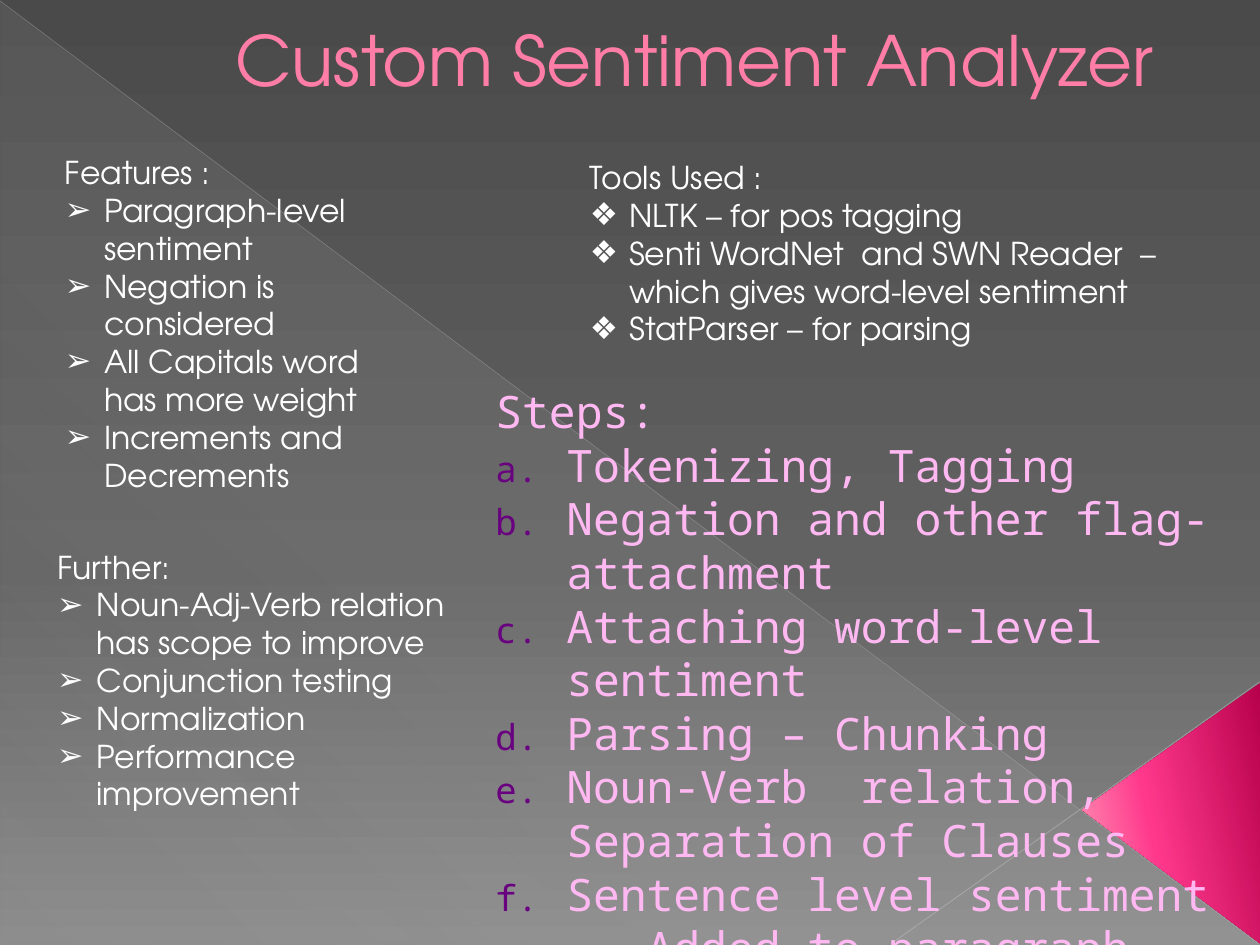
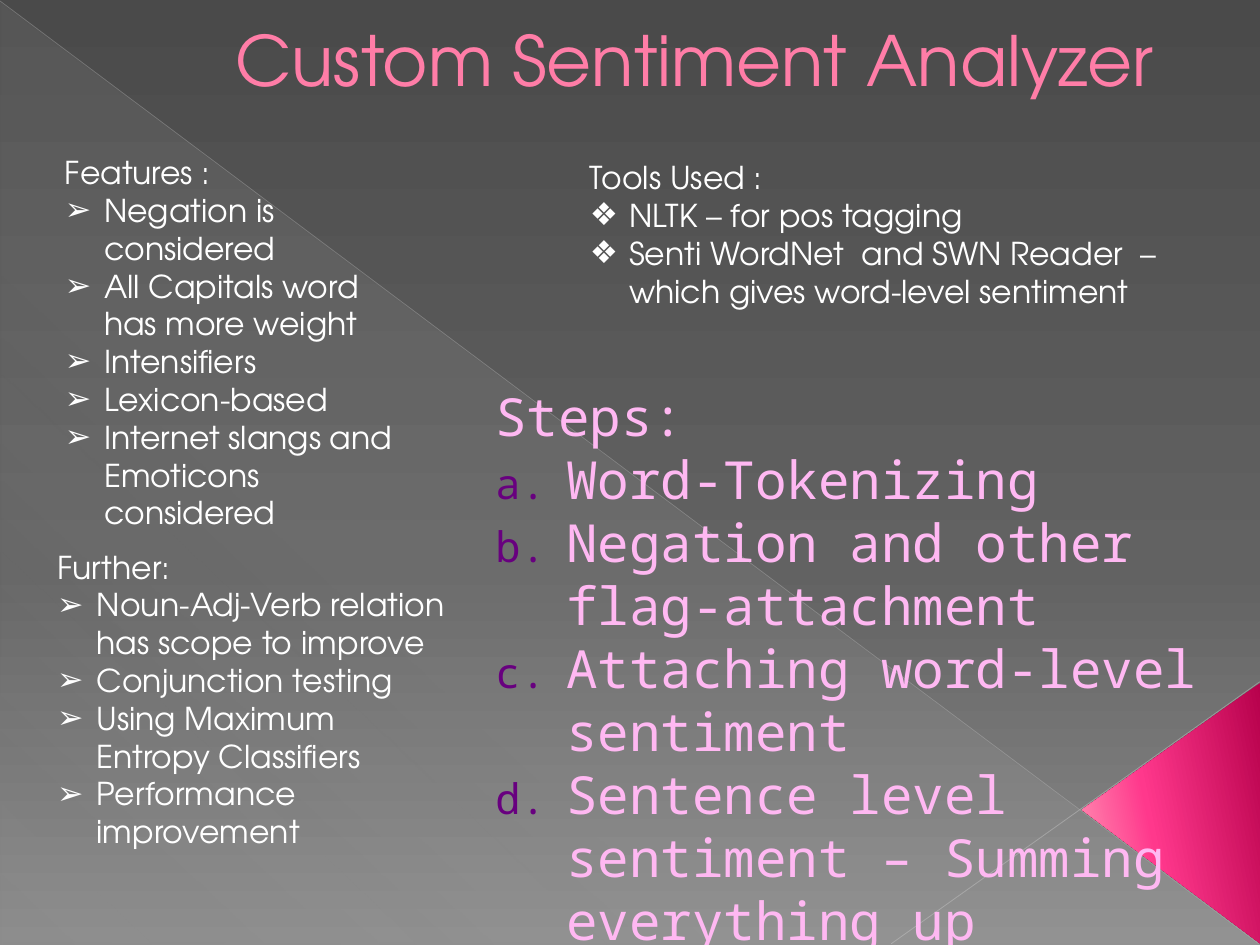
Before and after one commit to DCSGInterns/NLP, a slide deck: slide 1 of PPT/pres_k1.pptx. Drawn at 1260x945 pixels with LibreOffice and Linux fonts; fonts in the diff are those of the drawing. Boxes give left, top, right and bottom in pixels: in the first picture for what was removed or moved away, otherwise in the second. Text is boxed around its words. In the diff, an @@ line names an element or a change of style, - is before the commit and + after.

Commit message:
Adding custom SA to website

```diff
--- a/PPT/pres_k1.pptx
+++ b/PPT/pres_k1.pptx
@@ text at [104,198,346,275]: paragraph removed @@
-➢ Paragraph-level sentiment
@@ text at [629,308,972,347]: paragraph removed @@
-❖ StatParser – for parsing
@@ text at [104,350,392,525]: text changed @@
-➢ Increments and Decrements
+➢ Intensifiers
+➢ Lexicon-based
+➢ Internet slangs and Emoticons considered
@@ subtitle at [495,398,1196,752]: size 25.5 to 30 pt in "Steps:", "Negation and other flag-attachment", "Attaching word-level sentiment" @@
@@ subtitle at [566,459,1038,512]: text changed; size 25.5 to 30 pt @@
-a. Tokenizing, Tagging
+a. Word-Tokenizing
@@ text at [97,697,361,783]: text changed @@
-➢ Normalization
+➢ Using Maximum Entropy Classifiers
@@ subtitle at [566,774,1164,945]: text changed; size 25.5 to 30 pt @@
-d. Parsing – Chunking
-e. Noun-Verb relation, Separation of Clauses
-f. Sentence level sentiment .. Added to paragraph level
-g. Summing everything up
+d. Sentence level sentiment – Summing everything up
```
Also in this commit, not shown: 45 other files.
